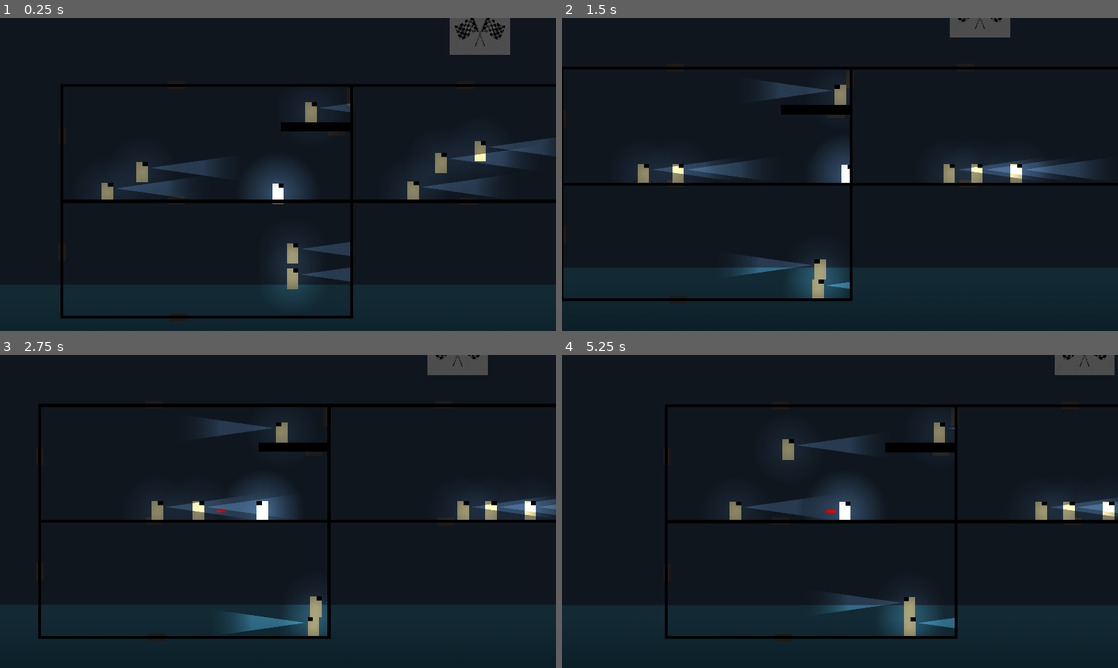
Above: before the commit, frames 1-4 (two rows, left to right).
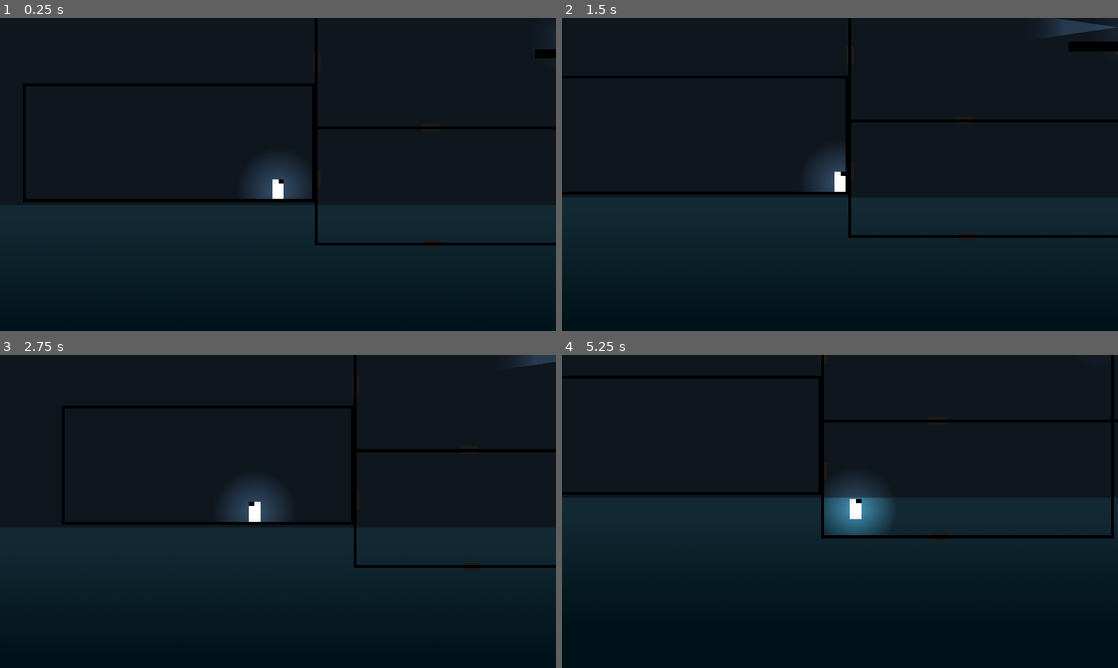
Above: after the commit, the same moments.

Repository: creikey/coldline-florida
Game: Godot game, scene res://Level/Main.tscn
The game is run twice, just before and just after one commit, with the same random seed, the same clock (stepped at 60 frames per second) and the same inputs.
Inputs:
- Up to frame 1 (0.25 s): no input
- Up to frame 2 (1.5 s): hold C (g_enter_gateway, bound only after the commit) 0.53-1.28 s; hold Right (g_right) from 0.53 s (still down); tap Z (g_jump, bound only after the commit) at 0.77, 1.07 s; tap E (g_enter_gateway, bound only before the commit) at 0.8, 1.35 s
- Up to frame 3 (2.75 s): tap Z (g_jump, bound only after the commit) at 1.52, 1.55, 1.82 s; release Right (g_right) at 2.03 s; hold Left (g_left) from 2.03 s (still down); hold Z (g_jump, bound only after the commit) from 2.03 s (still down); tap C (g_enter_gateway, bound only after the commit) at 2.3 s
- Up to frame 4 (5.25 s): release Left (g_left) at 2.78 s; release Z (g_jump, bound only after the commit) at 2.78 s; hold Right (g_right) 2.78-4.28 s; tap C (g_enter_gateway, bound only after the commit) at 2.85, 4.35 s; tap Z (g_jump, bound only after the commit) at 3.02, 3.32, 3.77, 3.8, 4.07, 4.52, 4.82 s; tap E (g_enter_gateway, bound only before the commit) at 3.05 s; hold E (g_enter_gateway, bound only before the commit) 3.53-4.28 s; tap Escape (g_restart) at 4.15 s; hold Left (g_left) 4.28-5.03 s; hold Right (g_right) from 5.03 s (still down); hold E (g_enter_gateway, bound only before the commit) from 5.03 s (still down)

The runs differ from the first frame. In frame 1, 9.5% of the frame differs, in the area x 4-100%, y 0-97%; in frame 2, 11%; in frame 3, 10%; in frame 4, 13%, in the area x 0-100%, y 0-92%.

Commit message:
Fix errors, rebind controls, and improve room collision

Diff:
--- a/src/Level/InWaterArea/InWaterArea.gd
+++ b/src/Level/InWaterArea/InWaterArea.gd
@@ -2,7 +2,7 @@
 
 onready var _rect_shape: CollisionShape2D = $CollisionShape2D
 
-func _physics_process(delta):
+func _physics_process(_delta):
 	for b in get_overlapping_bodies():
 		if _tracks_water_state(b):
 			b.distance_to_water_surface = abs(b.global_position.y - (global_position.y - _rect_shape.shape.extents.y))
--- a/src/Level/InWaterArea/InWaterArea.tscn
+++ b/src/Level/InWaterArea/InWaterArea.tscn
@@ -1,7 +1,6 @@
 [gd_scene load_steps=3 format=2]
 
 [ext_resource path="res://Level/InWaterArea/InWaterArea.gd" type="Script" id=1]
-
 
 [sub_resource type="RectangleShape2D" id=1]
 extents = Vector2( 960, 1376.83 )
--- a/src/Level/Main.tscn
+++ b/src/Level/Main.tscn
@@ -15,7 +15,16 @@
 size = 72
 font_data = ExtResource( 2 )
 
+[sub_resource type="OccluderPolygon2D" id=2]
+polygon = PoolVector2Array( -500, -200, -500, 200, 500, 200, 500, -200, -500, -200 )
+
+[sub_resource type="OccluderPolygon2D" id=3]
+polygon = PoolVector2Array( -500, -200, -500, 200, 500, 200, 500, -200, -500, -200 )
+
 [node name="Main" type="Node2D"]
+__meta__ = {
+"_edit_lock_": true
+}
 
 [node name="CanvasLayer" type="CanvasLayer" parent="."]
 layer = -1
@@ -24,11 +33,12 @@
 [node name="Sky" type="ColorRect" parent="CanvasLayer"]
 show_behind_parent = true
 margin_left = -3321.0
-margin_top = -2277.0
+margin_top = -2283.73
 margin_right = 9578.0
-margin_bottom = 4127.0
+margin_bottom = 4120.27
 color = Color( 0.192157, 0.290196, 0.392157, 1 )
 __meta__ = {
+"_edit_lock_": true,
 "_edit_use_anchors_": false
 }
 
@@ -44,15 +54,22 @@
 custom_fonts/font = SubResource( 1 )
 text = "You are dead, press escape to restart..."
 __meta__ = {
+"_edit_lock_": true,
 "_edit_use_anchors_": false
 }
 
 [node name="Level" type="Node2D" parent="."]
+__meta__ = {
+"_edit_lock_": true
+}
 
 [node name="Ocean" parent="Level" instance=ExtResource( 5 )]
 
 [node name="Room" parent="Level" instance=ExtResource( 3 )]
-position = Vector2( 488, 536 )
+position = Vector2( 518.204, 558.653 )
+
+[node name="LightOccluder2D" parent="Level/Room" index="1"]
+occluder = SubResource( 2 )
 
 [node name="Gateway" parent="Level/Room" instance=ExtResource( 12 )]
 position = Vector2( -105.953, -201.522 )
@@ -64,8 +81,14 @@
 position = Vector2( -497.953, -25.5215 )
 rotation = -1.57079
 
+[node name="Room4" parent="Level" instance=ExtResource( 3 )]
+position = Vector2( -490.872, 408.653 )
+
+[node name="LightOccluder2D" parent="Level/Room4" index="1"]
+occluder = SubResource( 3 )
+
 [node name="Room3" parent="Level" instance=ExtResource( 3 )]
-position = Vector2( 1488, 136 )
+position = Vector2( 1518.2, 158.653 )
 
 [node name="Gateway" parent="Level/Room3" instance=ExtResource( 12 )]
 position = Vector2( -105.953, -201.522 )
@@ -87,7 +110,7 @@
 position = Vector2( -80, -16 )
 
 [node name="Room2" parent="Level" instance=ExtResource( 3 )]
-position = Vector2( 488, 136 )
+position = Vector2( 518.204, 158.653 )
 
 [node name="Gateway" parent="Level/Room2" instance=ExtResource( 12 )]
 position = Vector2( -105.953, -201.522 )
@@ -99,23 +122,11 @@
 position = Vector2( -497.953, -25.5215 )
 rotation = -1.57079
 
-[node name="Enemy" parent="Level" instance=ExtResource( 8 )]
-position = Vector2( 760, 560 )
-
-[node name="Enemy4" parent="Level" instance=ExtResource( 8 )]
-position = Vector2( 760, 472 )
-
-[node name="Enemy2" parent="Level" instance=ExtResource( 8 )]
-position = Vector2( 120, 264 )
-
-[node name="Enemy3" parent="Level" instance=ExtResource( 8 )]
-position = Vector2( 240, 192 )
-
 [node name="Enemy5" parent="Level" instance=ExtResource( 8 )]
-position = Vector2( 824, 24 )
+position = Vector2( 854.204, 46.653 )
 
 [node name="Platform" type="StaticBody2D" parent="Level"]
-position = Vector2( 864, 80 )
+position = Vector2( 894.204, 102.653 )
 __meta__ = {
 "_edit_group_": true
 }
@@ -124,13 +135,16 @@
 color = Color( 0, 0, 0, 1 )
 
 [node name="Goal" type="Sprite" parent="Level"]
-position = Vector2( 1432, -248 )
+position = Vector2( 1462.2, -225.347 )
 scale = Vector2( 0.159919, 0.159919 )
 texture = ExtResource( 7 )
 
 [node name="Player" parent="." instance=ExtResource( 10 )]
-position = Vector2( 734.39, 208.371 )
+position = Vector2( -114.195, 481.11 )
 
 [node name="DarknessModulate" parent="." instance=ExtResource( 6 )]
+position = Vector2( 30.204, 22.653 )
 
 [editable path="Level/Room"]
+
+[editable path="Level/Room4"]
--- a/src/Level/Ocean/Ocean.tscn
+++ b/src/Level/Ocean/Ocean.tscn
@@ -1,11 +1,8 @@
-[gd_scene load_steps=5 format=2]
+[gd_scene load_steps=4 format=2]
 
 [ext_resource path="res://Level/Ocean/Ocean.gd" type="Script" id=1]
 [ext_resource path="res://Level/Ocean/OceanGradient.png" type="Texture" id=2]
-[ext_resource path="res://Level/InWaterArea/InWaterArea.gd" type="Script" id=3]
 [ext_resource path="res://Level/InWaterArea/InWaterArea.tscn" type="PackedScene" id=4]
-
-
 
 [node name="Ocean" type="Sprite"]
 z_index = -1
@@ -23,7 +20,5 @@
 "_edit_use_anchors_": false
 }
 
-[node name="InWaterArea" type="Area2D" parent="." instance=ExtResource( 4 )]
+[node name="InWaterArea" parent="." instance=ExtResource( 4 )]
 position = Vector2( 960, 2000 )
-script = ExtResource( 3 )
-[connection signal="body_exited" from="InWaterArea" to="InWaterArea" method="_on_InWaterArea_body_exited"]
--- a/src/Level/Room/Room.gd
+++ b/src/Level/Room/Room.gd
@@ -2,6 +2,11 @@
 extends StaticBody2D
 
 export var extents := Vector2(50, 50) setget set_extents
+export var wall_thickness: float = 3.0 setget set_wall_thickness
+
+func set_wall_thickness(new_wall_thickness):
+	wall_thickness = new_wall_thickness
+	self.set_extents(extents)
 
 func set_extents(new_extents):
 	extents = new_extents
@@ -12,4 +17,18 @@
 		line.points[2] = extents
 		line.points[3] = Vector2(extents.x, -extents.y)
 		line.points[4] = line.points[0]
-		$CollisionPolygon2D.polygon = line.points
+
+		# the shapes are shared among parallel walls, so only needs to edit one
+		$LeftWall.shape.extents.y = extents.y
+		$LeftWall.shape.extents.x = wall_thickness
+		$LeftWall.position = Vector2(-extents.x, 0)
+		$RightWall.position = Vector2(extents.x, 0)
+
+		$TopWall.shape.extents.x = extents.x
+		$TopWall.shape.extents.y = wall_thickness
+		$TopWall.position = Vector2(0, -extents.y)
+		$BottomWall.position = Vector2(0, extents.y)
+
+#		$CollisionPolygon2D.polygon = line.points
+		$LightOccluder2D.occluder = $LightOccluder2D.occluder.duplicate(true)
+		$LightOccluder2D.occluder.polygon = line.points
--- a/src/Level/Room/Room.tscn
+++ b/src/Level/Room/Room.tscn
@@ -1,17 +1,20 @@
-[gd_scene load_steps=3 format=2]
+[gd_scene load_steps=5 format=2]
 
 [ext_resource path="res://Level/Room/Room.gd" type="Script" id=1]
 
-[sub_resource type="OccluderPolygon2D" id=1]
-polygon = PoolVector2Array( -495.907, -195.797, -498.026, 198.323, 499.988, 200.442, 496.81, -202.154 )
+[sub_resource type="OccluderPolygon2D" id=4]
+polygon = PoolVector2Array( -500, -200, -500, 200, 500, 200, 500, -200, -500, -200 )
+
+[sub_resource type="RectangleShape2D" id=2]
+extents = Vector2( 3, 200 )
+
+[sub_resource type="RectangleShape2D" id=3]
+extents = Vector2( 500, 3 )
 
 [node name="Room" type="StaticBody2D"]
 script = ExtResource( 1 )
 extents = Vector2( 500, 200 )
-
-[node name="CollisionPolygon2D" type="CollisionPolygon2D" parent="."]
-build_mode = 1
-polygon = PoolVector2Array( -500, -200, -500, 200, 500, 200, 500, -200, -500, -200 )
+wall_thickness = 3.0
 
 [node name="Line2D" type="Line2D" parent="."]
 z_index = 1
@@ -20,4 +23,20 @@
 end_cap_mode = 1
 
 [node name="LightOccluder2D" type="LightOccluder2D" parent="."]
-occluder = SubResource( 1 )
+occluder = SubResource( 4 )
+
+[node name="LeftWall" type="CollisionShape2D" parent="."]
+position = Vector2( -500, 0 )
+shape = SubResource( 2 )
+
+[node name="RightWall" type="CollisionShape2D" parent="."]
+position = Vector2( 500, 0 )
+shape = SubResource( 2 )
+
+[node name="TopWall" type="CollisionShape2D" parent="."]
+position = Vector2( 0, -200 )
+shape = SubResource( 3 )
+
+[node name="BottomWall" type="CollisionShape2D" parent="."]
+position = Vector2( 0, 200 )
+shape = SubResource( 3 )
--- a/src/PhysicalBodies/Enemy/Enemy.gd
+++ b/src/PhysicalBodies/Enemy/Enemy.gd
@@ -66,18 +66,6 @@
 	my_normal_speed = rand_range(90, 170)
 	my_angry_speed = rand_range(230, 280)
 
-func _input(event):
-	return
-	if dead:
-		if event.is_action_pressed("g_restart"):
-			get_tree().reload_current_scene()
-		return
-	elif event.is_action_pressed("g_enter_gateway"):
-		var gateway: Area2D = $GatewayGrabber.get_gateway_in_range()
-		if gateway == null:
-			return
-		$PhysicsBodyMover.move_to_point(gateway.get_target_position(global_transform.origin))
-
 
 func _on_PhysicsBodyMover_moved_through_vent():
 	vel = Vector2()
--- a/src/PhysicalBodies/Gateways/PhysicsBodyMover.gd
+++ b/src/PhysicalBodies/Gateways/PhysicsBodyMover.gd
@@ -6,7 +6,9 @@
 
 func move_to_point(point: Vector2):
 	_set_enabled(false)
+# warning-ignore:return_value_discarded
 	interpolate_property(to_control, "global_position", null, point, 0.3, Tween.TRANS_CUBIC, Tween.EASE_OUT)
+# warning-ignore:return_value_discarded
 	start()
 
 func _on_PhysicsBodyMover_tween_all_completed():
--- a/src/PhysicalBodies/Player/Player.gd
+++ b/src/PhysicalBodies/Player/Player.gd
@@ -1,19 +1,19 @@
 extends PhysicalBody2D
 
 const MAX_SPEED: float = 2000.0
-const BUOYANCY_CONSTANT: float = 700.0 # for underwater buoyancyness
-const MOVE_SPEED: float = 300.0
+const BUOYANCY_CONSTANT: float = 900.0 # for underwater buoyancyness
+const MOVE_SPEED: float = 450.0
 const JUMP_HEIGHT: float = 200.0
-const JUMP_AIR_TRAVEL: float = 160.0
+const JUMP_AIR_TRAVEL: float = 200.0
 
 const JUMP_GRAVITY: float =  -(-2.0 * JUMP_HEIGHT * pow(MOVE_SPEED, 2.0))/pow(JUMP_AIR_TRAVEL, 2.0)
-const NORMAL_GRAVITY: float = JUMP_GRAVITY*2.5
+const NORMAL_GRAVITY: float = JUMP_GRAVITY*2.0
 const JUMP_INITIAL_VEL: float = (2.0 * JUMP_HEIGHT * MOVE_SPEED)/JUMP_AIR_TRAVEL
 
 var _jumped: bool = false
 var dead: bool = false
 
-func _physics_process(delta):
+func _physics_process(_delta):
 	if dead:
 		return
 	accel = Vector2()
@@ -45,12 +45,11 @@
 func _input(event):
 	if dead:
 		if event.is_action_pressed("g_restart"):
-			get_tree().reload_current_scene()
+			var _err = get_tree().reload_current_scene()
 		return
-	if is_on_floor() and event.is_action_pressed("g_up"):
-		_jumped = true
-		vel.y = -JUMP_INITIAL_VEL
-	if event.is_action_released("g_up"):
+	if is_on_floor() and event.is_action_pressed("g_jump"):
+		_jump()
+	if event.is_action_released("g_jump"):
 		_jumped = false
 	elif event.is_action_pressed("g_enter_gateway"):
 		var gateway: Area2D = $GatewayGrabber.get_gateway_in_range()
@@ -58,6 +57,11 @@
 			return
 		$PhysicsBodyMover.move_to_point(gateway.get_target_position(global_transform.origin))
 
+func _jump():
+	if _jumped:
+		return
+	_jumped = true
+	vel.y = -JUMP_INITIAL_VEL
 
 func _on_PhysicsBodyMover_moved_through_vent():
 	vel = Vector2()
--- a/src/project.godot
+++ b/src/project.godot
@@ -41,32 +41,32 @@
 
 g_right={
 "deadzone": 0.5,
-"events": [ Object(InputEventKey,"resource_local_to_scene":false,"resource_name":"","device":0,"alt":false,"shift":false,"control":false,"meta":false,"command":false,"pressed":false,"scancode":68,"unicode":0,"echo":false,"script":null)
-, Object(InputEventKey,"resource_local_to_scene":false,"resource_name":"","device":0,"alt":false,"shift":false,"control":false,"meta":false,"command":false,"pressed":false,"scancode":16777233,"unicode":0,"echo":false,"script":null)
+"events": [ Object(InputEventKey,"resource_local_to_scene":false,"resource_name":"","device":0,"alt":false,"shift":false,"control":false,"meta":false,"command":false,"pressed":false,"scancode":16777233,"unicode":0,"echo":false,"script":null)
  ]
 }
 g_left={
 "deadzone": 0.5,
-"events": [ Object(InputEventKey,"resource_local_to_scene":false,"resource_name":"","device":0,"alt":false,"shift":false,"control":false,"meta":false,"command":false,"pressed":false,"scancode":65,"unicode":0,"echo":false,"script":null)
-, Object(InputEventKey,"resource_local_to_scene":false,"resource_name":"","device":0,"alt":false,"shift":false,"control":false,"meta":false,"command":false,"pressed":false,"scancode":16777231,"unicode":0,"echo":false,"script":null)
+"events": [ Object(InputEventKey,"resource_local_to_scene":false,"resource_name":"","device":0,"alt":false,"shift":false,"control":false,"meta":false,"command":false,"pressed":false,"scancode":16777231,"unicode":0,"echo":false,"script":null)
  ]
 }
 g_up={
 "deadzone": 0.5,
-"events": [ Object(InputEventKey,"resource_local_to_scene":false,"resource_name":"","device":0,"alt":false,"shift":false,"control":false,"meta":false,"command":false,"pressed":false,"scancode":87,"unicode":0,"echo":false,"script":null)
-, Object(InputEventKey,"resource_local_to_scene":false,"resource_name":"","device":0,"alt":false,"shift":false,"control":false,"meta":false,"command":false,"pressed":false,"scancode":16777232,"unicode":0,"echo":false,"script":null)
-, Object(InputEventKey,"resource_local_to_scene":false,"resource_name":"","device":0,"alt":false,"shift":false,"control":false,"meta":false,"command":false,"pressed":false,"scancode":32,"unicode":0,"echo":false,"script":null)
+"events": [ Object(InputEventKey,"resource_local_to_scene":false,"resource_name":"","device":0,"alt":false,"shift":false,"control":false,"meta":false,"command":false,"pressed":false,"scancode":16777232,"unicode":0,"echo":false,"script":null)
  ]
 }
 g_down={
 "deadzone": 0.5,
-"events": [ Object(InputEventKey,"resource_local_to_scene":false,"resource_name":"","device":0,"alt":false,"shift":false,"control":false,"meta":false,"command":false,"pressed":false,"scancode":83,"unicode":0,"echo":false,"script":null)
-, Object(InputEventKey,"resource_local_to_scene":false,"resource_name":"","device":0,"alt":false,"shift":false,"control":false,"meta":false,"command":false,"pressed":false,"scancode":16777234,"unicode":0,"echo":false,"script":null)
+"events": [ Object(InputEventKey,"resource_local_to_scene":false,"resource_name":"","device":0,"alt":false,"shift":false,"control":false,"meta":false,"command":false,"pressed":false,"scancode":16777234,"unicode":0,"echo":false,"script":null)
+ ]
+}
+g_jump={
+"deadzone": 0.5,
+"events": [ Object(InputEventKey,"resource_local_to_scene":false,"resource_name":"","device":0,"alt":false,"shift":false,"control":false,"meta":false,"command":false,"pressed":false,"scancode":90,"unicode":0,"echo":false,"script":null)
  ]
 }
 g_enter_gateway={
 "deadzone": 0.5,
-"events": [ Object(InputEventKey,"resource_local_to_scene":false,"resource_name":"","device":0,"alt":false,"shift":false,"control":false,"meta":false,"command":false,"pressed":false,"scancode":69,"unicode":0,"echo":false,"script":null)
+"events": [ Object(InputEventKey,"resource_local_to_scene":false,"resource_name":"","device":0,"alt":false,"shift":false,"control":false,"meta":false,"command":false,"pressed":false,"scancode":67,"unicode":0,"echo":false,"script":null)
  ]
 }
 g_restart={
Not shown: 1 places in src/Level/Main.tscn that only renumber resources
